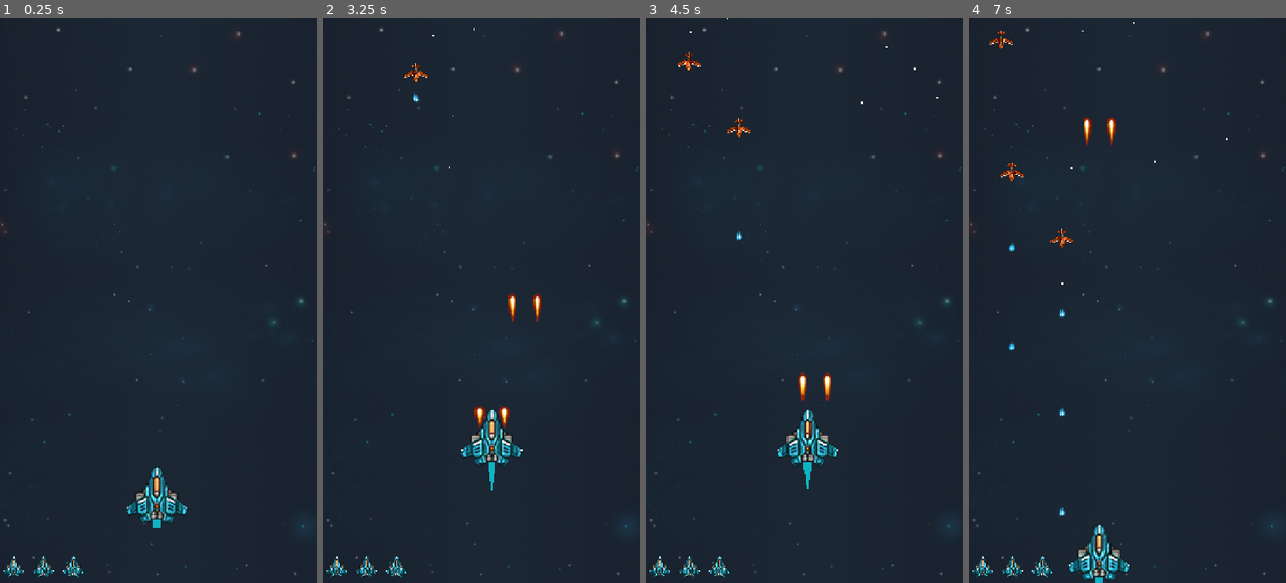
Above: before the commit, frames 1-4 (left to right).
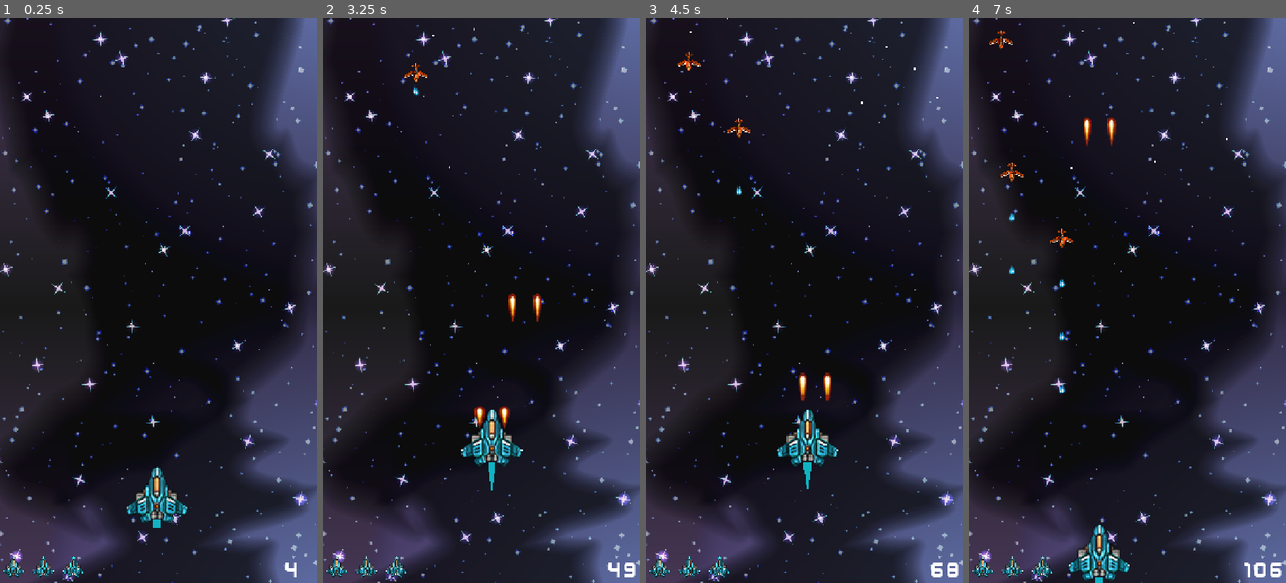
Above: after the commit, the same moments.

Repository: mrelfilalimahmoud-hue/GalaxyShooter
Game: Godot game, scene res://scenes/game.tscn
Same seed, same stepped clock (60 frames per second), same inputs: the game is played once before the commit and once after it. The project has no main scene, so this scene is started directly.
Inputs (mouse positions are in pixels of both pictures, inside the frame that each line leads up to):
- Up to frame 1 (0.25 s): no input
- Up to frame 2 (3.25 s): move the mouse to (551, 272) at 0.52 s; click (551, 272) at 0.67 s; tap Enter at 1.25 s; drag from (418, 328) to (478, 498) at 1.27 s; move the mouse to (513, 176) at 2.02 s; click (513, 176) at 2.17 s; drag from (465, 413) to (414, 51) at 2.77 s
- Up to frame 3 (4.5 s): move the mouse to (899, 385) at 3.52 s; click (899, 385) at 3.67 s; drag from (709, 215) to (690, 51) at 4.27 s
- Up to frame 4 (7 s): move the mouse to (1143, 300) at 5.02 s; click (1143, 300) at 5.17 s; drag from (1079, 159) to (1060, 272) at 5.77 s; move the mouse to (1197, 272) at 6.52 s; click (1197, 272) at 6.67 s

The runs differ from the first frame. In frame 1, 46% of the frame differs, in the area x 0-100%, y 0-100%; in frame 2, 45%; in frame 3, 45%; in frame 4, 46%.

Commit message:
add score

Diff:
--- a/codes/boss_laser.gd
+++ b/codes/boss_laser.gd
@@ -1,6 +1,6 @@
 extends Area2D
 var vitesse : float = 400.0
-
+var explosion_scene = preload("res://scenes/explosion.tscn")
 func _ready() -> void:
 	add_to_group("enemy_laser")
 
@@ -19,3 +19,19 @@
 		if area.has_method("prendre_degats"):
 			area.prendre_degats(20) # الـ Boss كينقص 20
 		queue_free()
+	elif area.is_in_group("player_laser"):
+		# 1. Nferg3o l9rtasa dyal l'player
+		if area.has_method("explode"):
+			area.explode()
+		else:
+			area.queue_free()
+
+		# 2. Nsaybo infijar f blassat l9rtasa dyal l'Boss
+		var explosion = explosion_scene.instantiate()
+		explosion.global_position = global_position
+		# Nkhliw l'infijar chwia kbir 7it dyal lboss
+		explosion.scale = Vector2(0.8, 0.8)
+		get_tree().root.add_child(explosion)
+
+		# 3. Nms7o l9rtasa dyal l'Boss
+		queue_free()
--- a/codes/enemy_laser.gd
+++ b/codes/enemy_laser.gd
@@ -1,13 +1,14 @@
 extends Area2D
 
-var speed : float = 250.0
-
+var speed : float = 180.0
+var explosion_scene = preload("res://scenes/explosion.tscn")
 func _ready():
 	# Zid had l-khat hna b l-code b rassu
 	add_to_group("enemy_laser")
+
 func _process(delta):
-	# Kayhbet lta7t (Y mujaba)
-	global_position.y += speed * delta
+
+		global_position.y += speed * delta
 
 func _on_visible_on_screen_notifier_2d_screen_exited():
 	queue_free()
@@ -21,3 +22,19 @@
 		if area.has_method("prendre_degats"):
 			area.prendre_degats(10) # كينقص 10 ديال الدم
 		queue_free()
+	elif area.is_in_group("player_laser"):
+	# 1. Nferg3o l9rtasa dyal l'player (kat3iyyet l fonction explode li 3ndek fiha)
+		if area.has_method("explode"):
+			area.explode()
+		else:
+			area.queue_free()
+
+		# 2. Nsaybo infijar f blassat l9rtasa dyal l'enemy
+		var explosion = explosion_scene.instantiate()
+		explosion.global_position = global_position
+		# T9der tsghr l'infijar chwia ila jak kbir 3la l9rtasa
+		explosion.scale = Vector2(0.5, 0.5)
+		get_tree().root.add_child(explosion)
+
+		# 3. Nms7o l9rtasa dyal l'enemy
+		queue_free()
--- a/codes/game.gd
+++ b/codes/game.gd
@@ -10,6 +10,8 @@
 var ennemis_tues : int = 0
 var boss_1_apparu : bool = false
 var boss_2_apparu : bool = false
+var score : float = 1.0
+var jeu_en_cours : bool = true
 
 func _ready():
 	screen_size = get_viewport_rect().size
@@ -104,8 +106,31 @@
 			life2.visible = false
 			life3.visible = false
 
+func _process(delta: float) -> void:
+	if jeu_en_cours:
+		# Ila l'Label kayn f chacha
+		if has_node("%ScoreLabel"):
+			# Zid l'score
+			score += 15.0 * delta
+			var str_score = str(int(score))
+
+			# Jbed l'Label w bdel l-ktaba
+			var mon_label = get_node("%ScoreLabel")
+			mon_label.text =  str_score
+
+			# Ajustement dyal l'Khat
+			var nb_chiffres = str_score.length()
+			if nb_chiffres > 4:
+				var taille = 45 - ((nb_chiffres - 4) * 5)
+				if taille < 20:
+					taille = 20
+				mon_label.add_theme_font_size_override("font_size", taille)
+			else:
+				mon_label.add_theme_font_size_override("font_size", 45)
+
 func _on_player_game_over() -> void:
 	print("GAME OVER! L-Player mat!")
+	jeu_en_cours = false
 	if has_node("UI/LivesContainer"):
 		$UI/LivesContainer/Life1.visible = false
 		$UI/LivesContainer/Life2.visible = false
--- /dev/null
+++ b/main_menu.tscn
@@ -0,0 +1,32 @@
+[gd_scene format=3 uid="uid://dpsh8i21mpo4f"]
+
+[node name="MainMenu" type="Control" unique_id=1329396635]
+layout_mode = 3
+anchors_preset = 15
+anchor_right = 1.0
+anchor_bottom = 1.0
+grow_horizontal = 2
+grow_vertical = 2
+
+[node name="VBoxContainer" type="VBoxContainer" parent="." unique_id=714730290]
+layout_mode = 1
+anchors_preset = 8
+anchor_left = 0.5
+anchor_top = 0.5
+anchor_right = 0.5
+anchor_bottom = 0.5
+offset_left = -20.0
+offset_top = -20.0
+offset_right = 20.0
+offset_bottom = 20.0
+grow_horizontal = 2
+grow_vertical = 2
+
+[node name="Play" type="Button" parent="VBoxContainer" unique_id=890174606]
+layout_mode = 2
+
+[node name="Options" type="Button" parent="VBoxContainer" unique_id=1891914748]
+layout_mode = 2
+
+[node name="Quit" type="Button" parent="VBoxContainer" unique_id=406891786]
+layout_mode = 2
--- a/scenes/boss_1.tscn
+++ b/scenes/boss_1.tscn
@@ -66,7 +66,7 @@
 position = Vector2(2, 152)
 
 [node name="ShootTimer" type="Timer" parent="." unique_id=622879303]
-wait_time = 0.75
+wait_time = 0.3
 
 [node name="EngineSound" type="AudioStreamPlayer2D" parent="." unique_id=1485935477]
 stream = ExtResource("7_unxc3")
--- a/scenes/game.tscn
+++ b/scenes/game.tscn
@@ -5,15 +5,20 @@
 [ext_resource type="Texture2D" uid="uid://ye10clije7x8" path="res://assets/Player/player_b_m.png" id="3_lnu2h"]
 [ext_resource type="Texture2D" uid="uid://cqauout3ccea4" path="res://assets/BG.png" id="3_p57ef"]
 [ext_resource type="AudioStream" uid="uid://b1150f1tyg81q" path="res://SFX/Walen - Gameboy (freetouse.com).mp3" id="5_iywne"]
+[ext_resource type="FontFile" uid="uid://bg7rd4uxuleyy" path="res://SFX/kenvector_future_thin.ttf" id="5_u5sy4"]
 [ext_resource type="AudioStream" uid="uid://bn6mmgj2rddh" path="res://SFX/freesound_community-game-over-arcade-6435.mp3" id="6_p57ef"]
+
+[sub_resource type="LabelSettings" id="LabelSettings_xooxb"]
+font = ExtResource("5_u5sy4")
+font_size = 50
 
 [node name="game" type="Node2D" unique_id=2126879326]
 script = ExtResource("1_yqjtg")
 
 [node name="Sprite2D" type="Sprite2D" parent="." unique_id=1874892584]
 texture_filter = 1
-position = Vector2(-203.99998, -31.000004)
-scale = Vector2(1.7, 1.7)
+position = Vector2(-57, -64)
+scale = Vector2(0.75, 0.75)
 texture = ExtResource("3_p57ef")
 centered = false
 
@@ -54,6 +59,21 @@
 layout_mode = 2
 texture = ExtResource("3_lnu2h")
 
+[node name="ScoreLabel" type="Label" parent="UI" unique_id=631111101]
+unique_name_in_owner = true
+anchors_preset = 3
+anchor_left = 1.0
+anchor_top = 1.0
+anchor_right = 1.0
+anchor_bottom = 1.0
+offset_left = -71.0
+offset_top = -57.0
+grow_horizontal = 0
+grow_vertical = 0
+size_flags_vertical = 1
+text = "00"
+label_settings = SubResource("LabelSettings_xooxb")
+
 [node name="CPUParticles2D" type="CPUParticles2D" parent="." unique_id=686711293]
 position = Vector2(338.00006, -61)
 scale = Vector2(1.7, 1.7)
Binary file changed: assets/BG.png
Binary file added: assets/Space_Game_GUI_PNG/PNG/Accept/Accept.png
Not shown, added: assets/Space_Game_GUI_PNG/PNG/Accept/Accept.png.import
Binary file added: assets/Space_Game_GUI_PNG/PNG/Accept/Close_BTN.png
Not shown, added: assets/Space_Game_GUI_PNG/PNG/Accept/Close_BTN.png.import
Binary file added: assets/Space_Game_GUI_PNG/PNG/Accept/FAQ_BTN.png
Not shown, added: assets/Space_Game_GUI_PNG/PNG/Accept/FAQ_BTN.png.import
Binary file added: assets/Space_Game_GUI_PNG/PNG/Accept/Information.png
Not shown, added: assets/Space_Game_GUI_PNG/PNG/Accept/Information.png.import
Binary file added: assets/Space_Game_GUI_PNG/PNG/Accept/Ok_BTN.png
Not shown, added: assets/Space_Game_GUI_PNG/PNG/Accept/Ok_BTN.png.import
Binary file added: assets/Space_Game_GUI_PNG/PNG/Accept/Purchase.png
(and 481 more such lines)
